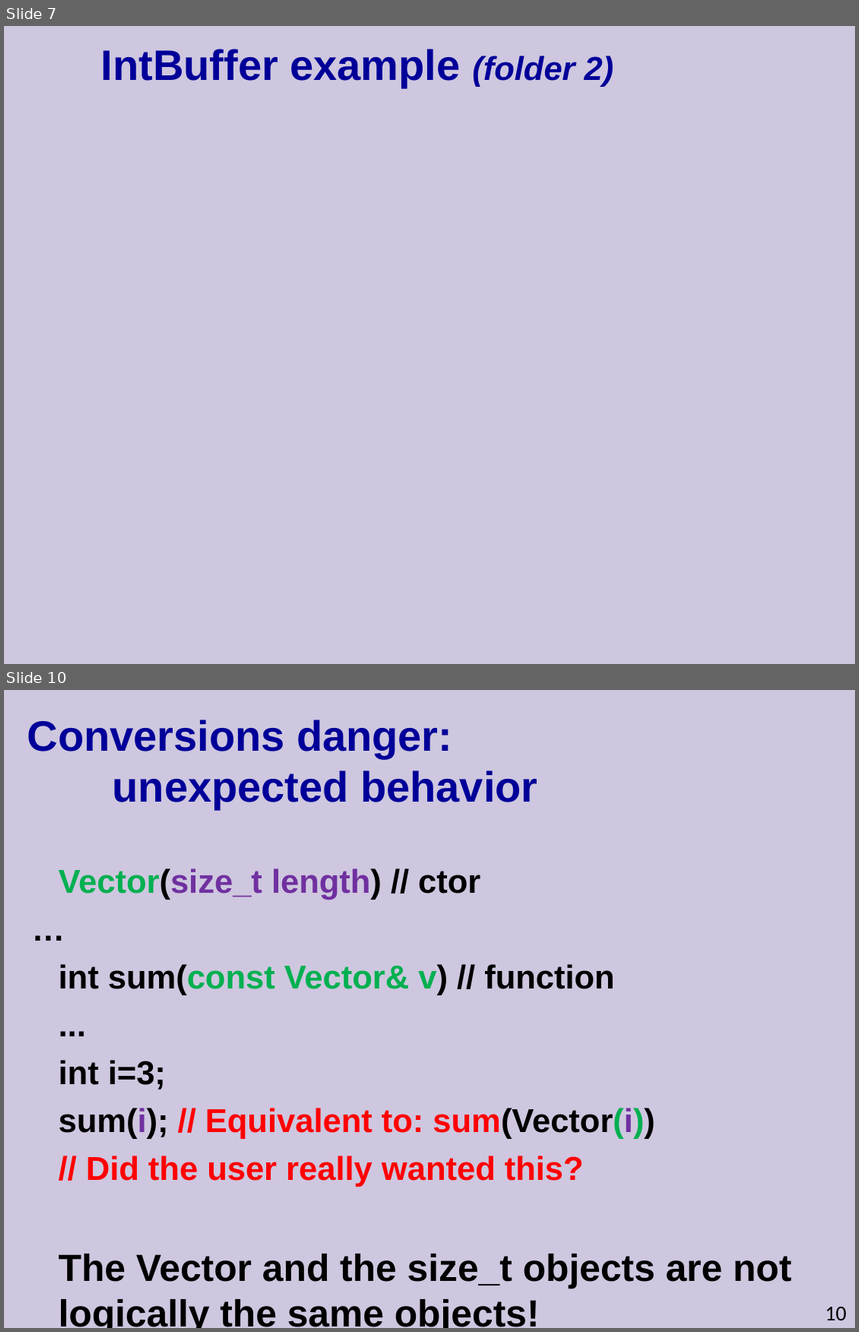
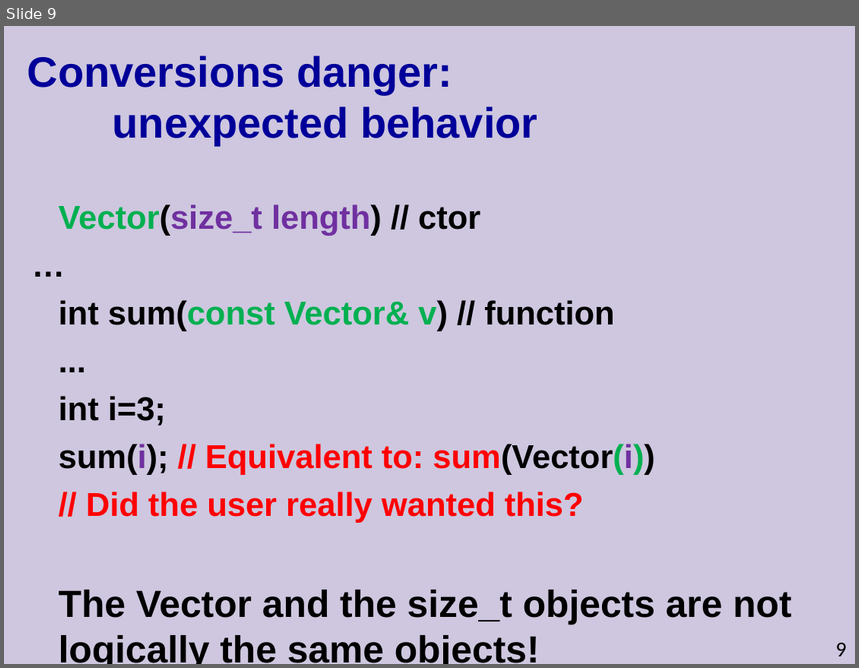
Before and after one commit to cpp-at-ariel/cpp-5779, a slide deck: 05-copy-convert/slides.odp. Shown one above the other, each under a label of ours: slides 7 and 10 before the commit, slide 9 after it; the slides between them are not shown. The pictures are 859x1332 and 859x668 pixels, drawn with LibreOffice and Linux fonts; fonts in the diff are those of the drawing. Boxes give left, top, right and bottom in pixels: in the first picture for what was removed or moved away, otherwise in the second. Text is boxed around its words. In the diff, an @@ line names an element or a change of style, - is before the commit and + after.

```diff
--- a/05-copy-convert/slides.odp
+++ b/05-copy-convert/slides.odp
@@ slide 7 removed at <box>4,26,855,664</box>, background #CEC7DF @@
@@ title removed at <box>101,49,614,88</box> @@
-IntBuffer example (folder 2)
@@ what was slide 10 is now slide 9 @@
@@ page number at <box>836,643,847,657</box>: text changed @@
-10
+9
```
Also in this commit, not shown: 8 slides changed, 2 other slides removed, 13 other files.
